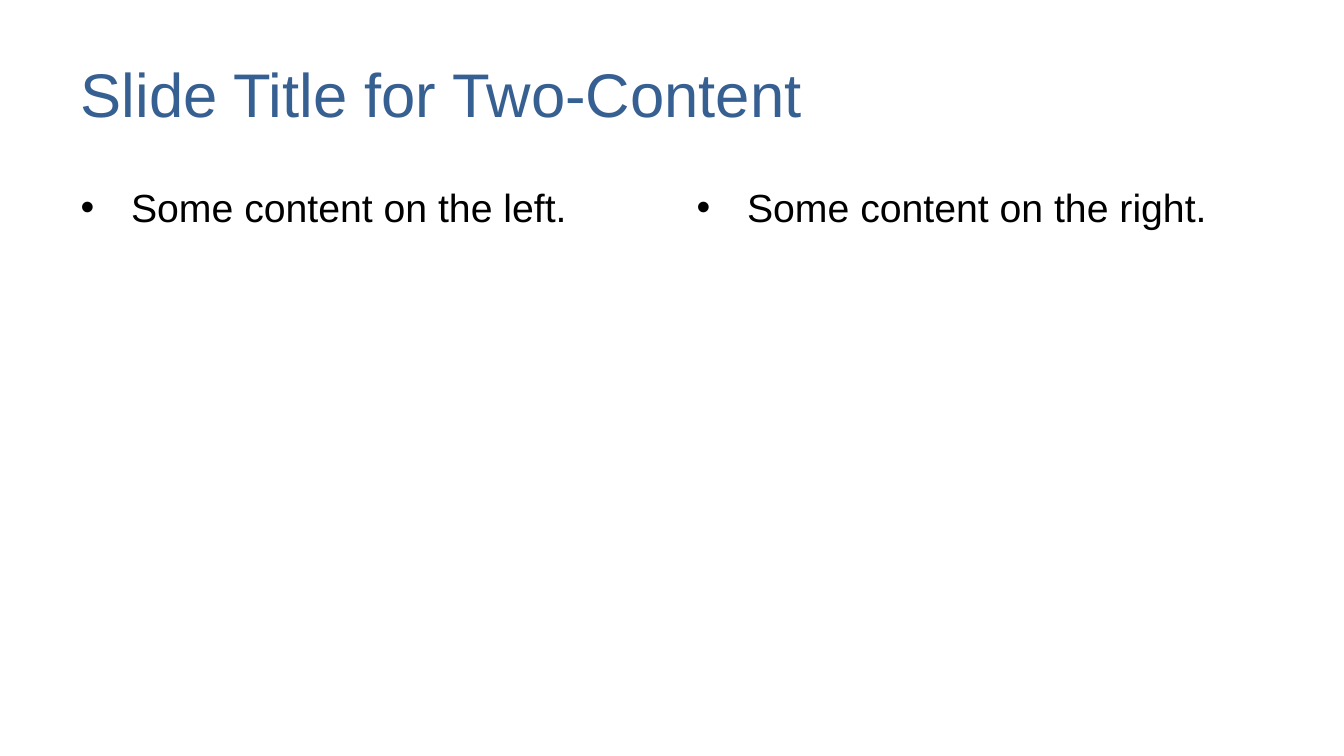
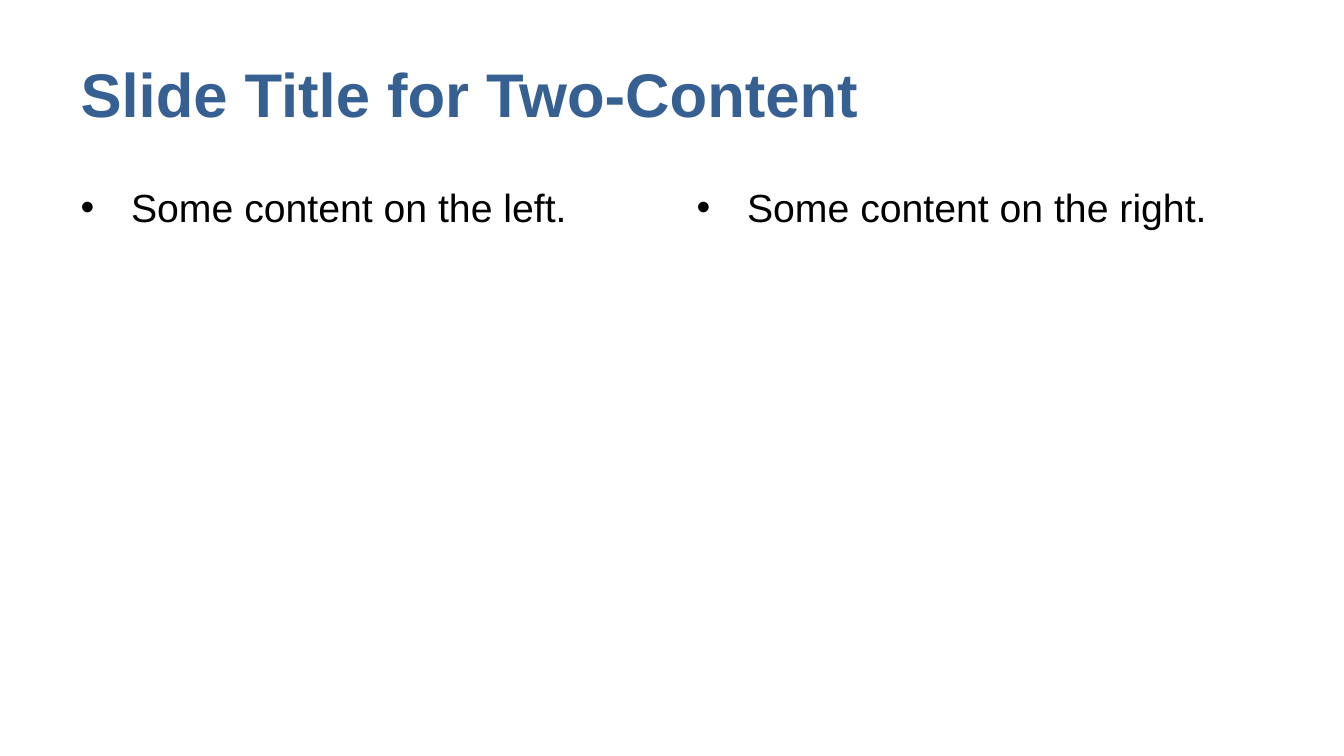
Before and after one commit to mnowlin/evssPuba551, a slide deck: slide 4 of lectures/template.pptx. Drawn at 1344x756 pixels with LibreOffice and Linux fonts; fonts in the diff are those of the drawing. Boxes give left, top, right and bottom in pixels: in the first picture for what was removed or moved away, otherwise in the second. Text is boxed around its words. In the diff, an @@ line names an element or a change of style, - is before the commit and + after.

```diff
--- a/lectures/template.pptx
+++ b/lectures/template.pptx
@@ title "Slide Title for Two-Content" at (81,72,857,118): bold on @@
```
Also in this commit, not shown: 1 other slide changed.
